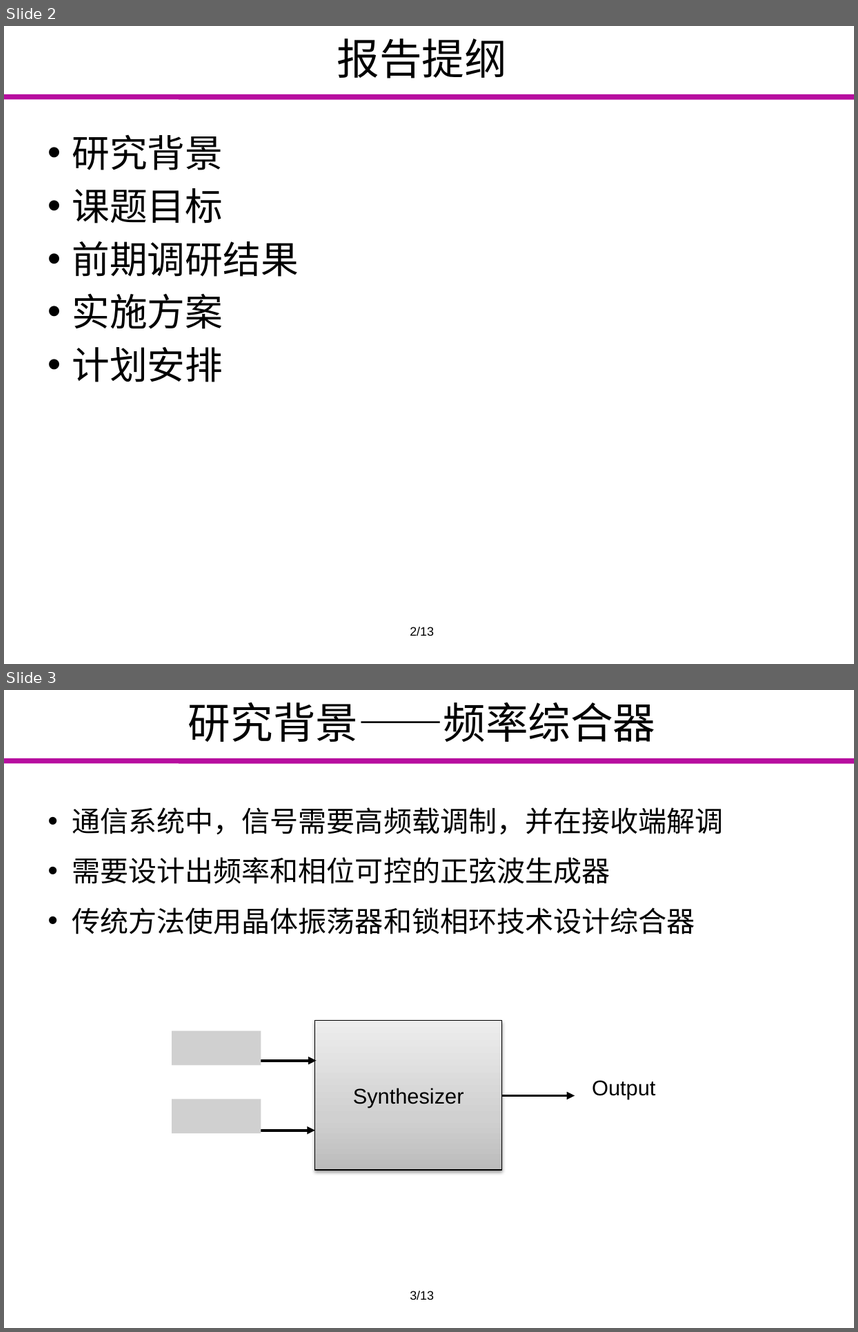
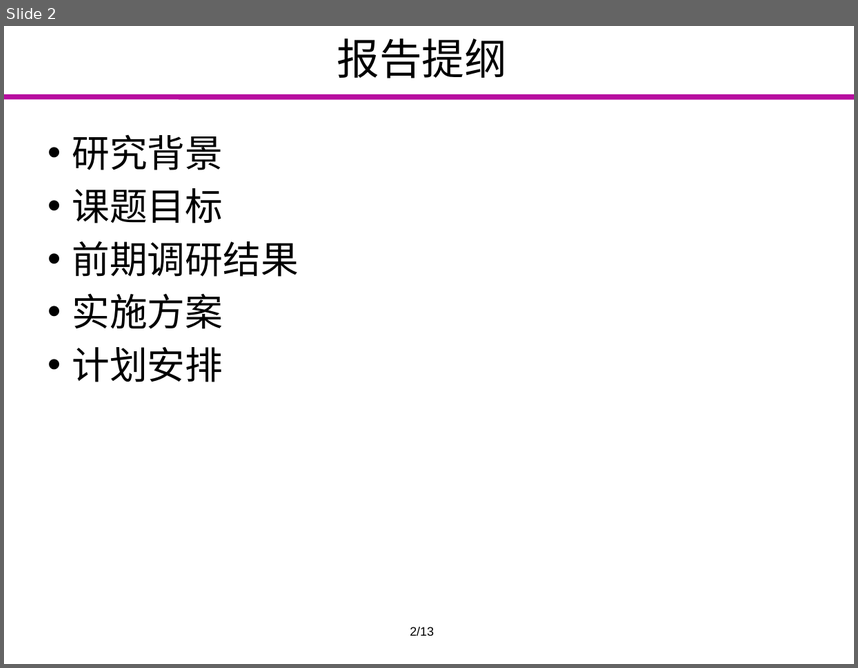
Before and after one commit to Markov2016/kaiti, a slide deck: ppt/yyx_v1.1.pptx. Shown one above the other, each under a label of ours: slides 2 and 3 before the commit, slide 2 after it. The pictures are 858x1332 and 858x668 pixels, drawn with LibreOffice and Linux fonts; fonts in the diff are those of the drawing; grey boxes stand for pictures; background and template pictures are left out. Boxes give left, top, right and bottom in pixels: in the first picture for what was removed or moved away, otherwise in the second. Text is boxed around its words. In the diff, an @@ line names an element or a change of style, - is before the commit and + after.

```diff
--- a/ppt/yyx_v1.1.pptx
+++ b/ppt/yyx_v1.1.pptx
@@ slide 3 removed at (4,690,854,1328), background #FFFFFF; not listed: 1 template element that a slide beside it also shows @@
@@ title removed at (188,702,656,742) @@
-研究背景——频率综合器
@@ text removed at (72,807,724,934) @@
-• 通信系统中，信号需要高频载调制，并在接收端解调
-• 需要设计出频率和相位可控的正弦波生成器
-• 传统方法使用晶体振荡器和锁相环技术设计综合器
@@ group removed at (172,1021,655,1170): 3 arrows, 2 pictures, 1 rectangle, 1 text @@
-Synthesizer
-Output
@@ text removed at (410,1290,434,1300) @@
-3/13
```
Also in this commit, not shown: 9 slides changed, 1 slide added.
